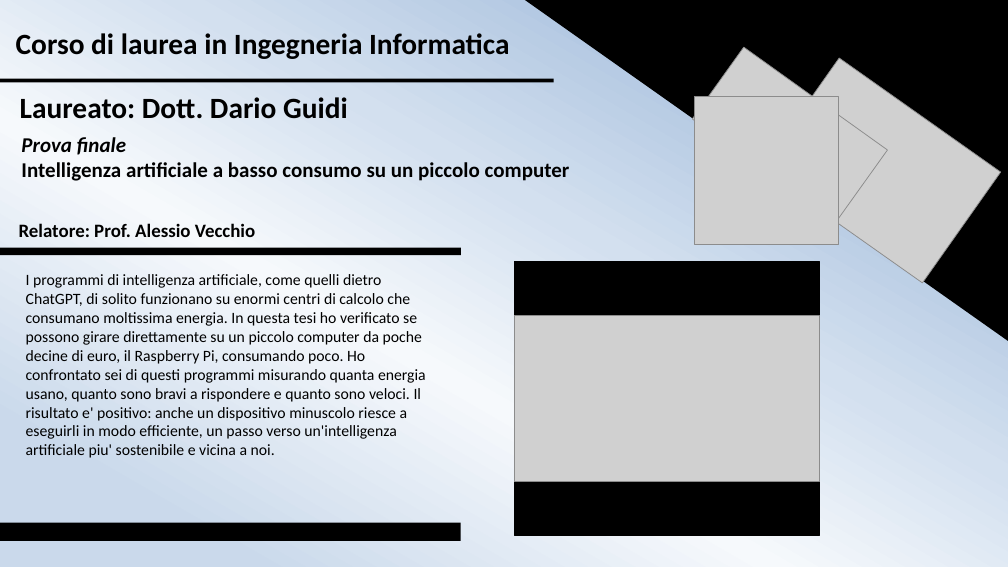
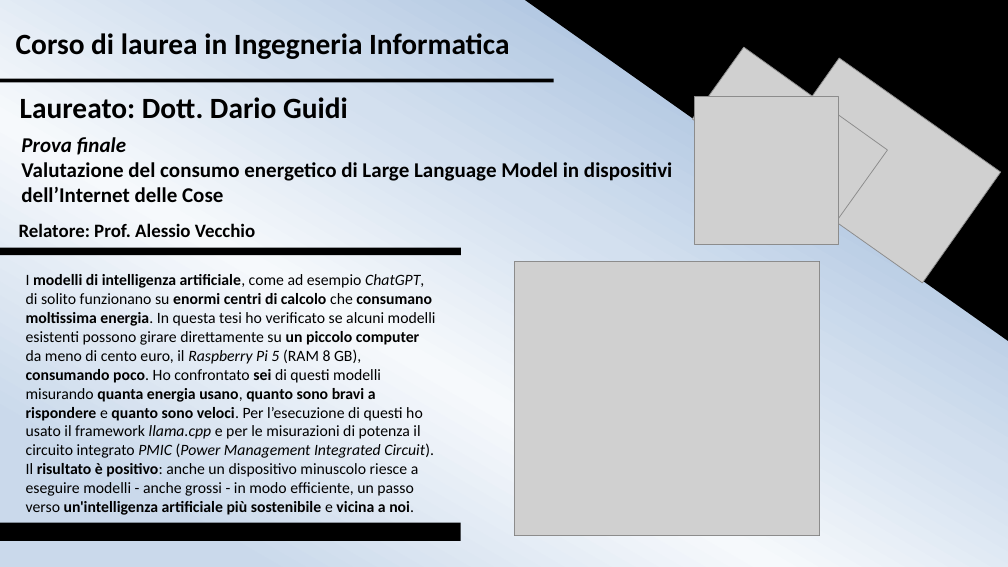
Before and after one commit to DarioG00/Pi5-LLM-Energy-Benchmark, a slide deck: slide 1 of Presentazione_cerimonia_Guidi.pptx. Drawn at 1008x567 pixels with LibreOffice and Linux fonts; fonts in the diff are those of the drawing; grey boxes stand for pictures. Boxes give left, top, right and bottom in pixels: in the first picture for what was removed or moved away, otherwise in the second. Text is boxed around its words. In the diff, an @@ line names an element or a change of style, - is before the commit and + after.

Commit message:
Tutto consegnato, presentazione e tesi pronte. Fine.

```diff
--- a/Presentazione_cerimonia_Guidi.pptx
+++ b/Presentazione_cerimonia_Guidi.pptx
@@ text at (x1=21, y1=162, x2=672, y2=202): text changed @@
-Intelligenza artificiale a basso consumo su un piccolo computer
+Valutazione del consumo energetico di Large Language Model in dispositivi dell’Internet delle Cose
@@ picture resized from (x1=515, y1=315, x2=820, y2=482) to (x1=515, y1=262, x2=819, y2=535) @@
@@ text at (x1=26, y1=274, x2=436, y2=515): text changed @@
-I programmi di intelligenza artificiale, come quelli dietro ChatGPT, di solito funzionano su enormi centri di calcolo che consumano moltissima energia. In questa tesi ho verificato se possono girare direttamente su un piccolo computer da poche decine di euro, il Raspberry Pi, consumando poco. Ho confrontato sei di questi programmi misurando quanta energia usano, quanto sono bravi a rispondere e quanto sono veloci. Il risultato e' positivo: anche un dispositivo minuscolo riesce a eseguirli in modo efficiente, un passo verso un'intelligenza artificiale piu' sostenibile e vicina a noi.
+I modelli di intelligenza artificiale, come ad esempio ChatGPT, di solito funzionano su enormi centri di calcolo che consumano moltissima energia. In questa tesi ho verificato se alcuni modelli esistenti possono girare direttamente su un piccolo computer da meno di cento euro, il Raspberry Pi 5 (RAM 8 GB), consumando poco. Ho confrontato sei di questi modelli misurando quanta energia usano, quanto sono bravi a rispondere e quanto sono veloci. Per l’esecuzione di questi ho usato il framework llama.cpp e per le misurazioni di potenza il circuito integrato PMIC (Power Management Integrated Circuit).
+Il risultato è positivo: anche un dispositivo minuscolo riesce a eseguire modelli - anche grossi - in modo efficiente, un passo verso un'intelligenza artificiale più sostenibile e vicina a noi.
```
Also in this commit, not shown: 4 other files.
